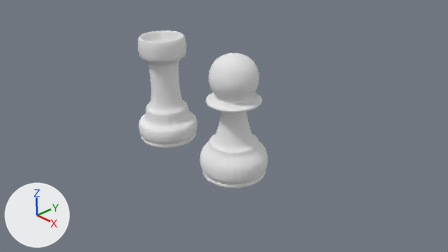
An edit to the Blender file Chess.blend, drawn before and after from the same camera.
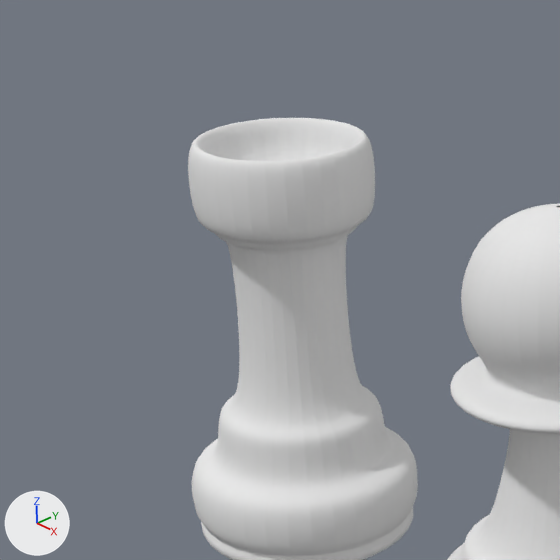
Each version appears first from the file's camera 'Camera', and next in a close-up on the part from 20% to 52% of the width and 0% to 58% of the height. The lights are fixed; the arrows at lower left show +X, +Y and +Z.

Objects in the first close-up: 'Pawn', 'Rook'.
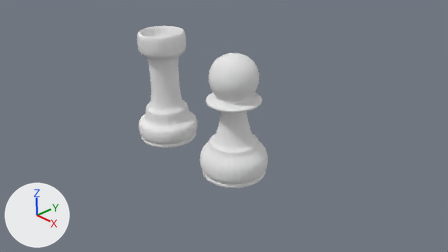
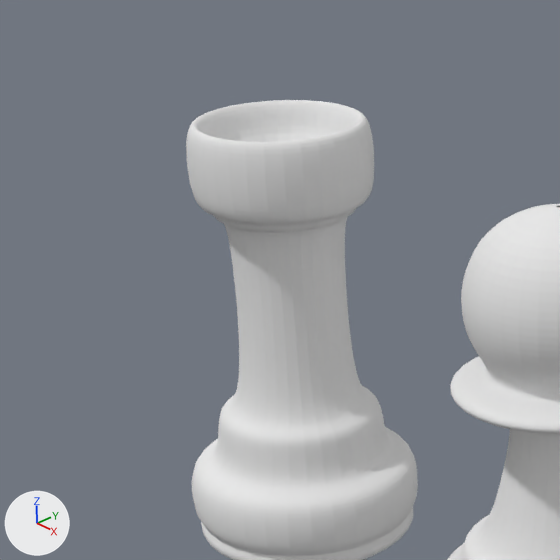
Edits to the bpy script that builds the scene:
```text
Change cu_rookcurve:
    where _sp = cu_rookcurve.splines.new('NURBS'); _sp.points.add(17)
    remove _sp.points.foreach_set('co', [-0.0137, 1.935, 0.0, 1.0, -0.35, 1.928, 0.0, 1.0, -0.363, 2.237, 0.0, 1.0, -0.473, 2.243, 0.0, 1.0, -0.473, 1.818, 0.0, 1.0, -0.381, 1.812, 0.0, 1.0, -0.369, 1.744, 0.0, 1.0, -0.283, 1.763, 0.0, 1.0, -0.286, 0.971, 0.0, 1.0, -0.361, 0.768, 0.0, 1.0, -0.451, 0.768, 0.0, 1.0, -0.444, 0.468, 0.0, 1.0, -0.624, 0.481, 0.0, 1.0, -0.625, 0.172, 0.0, 1.0, -0.557, 0.15, 0.0, 1.0, -0.617, 0.0827, 0.0, 1.0, -0.534, 0.00752, 0.0, 1.0, -0.015, 0.0, 0.0, 1.0])
    add _sp.points.foreach_set('co', [-0.0137, 2.028, 0.0, 1.0, -0.35, 2.021, 0.0, 1.0, -0.363, 2.33, 0.0, 1.0, -0.473, 2.336, 0.0, 1.0, -0.473, 1.911, 0.0, 1.0, -0.381, 1.905, 0.0, 1.0, -0.369, 1.837, 0.0, 1.0, -0.283, 1.856, 0.0, 1.0, -0.286, 0.971, 0.0, 1.0, -0.361, 0.768, 0.0, 1.0, -0.451, 0.768, 0.0, 1.0, -0.444, 0.468, 0.0, 1.0, -0.624, 0.481, 0.0, 1.0, -0.625, 0.172, 0.0, 1.0, -0.557, 0.15, 0.0, 1.0, -0.617, 0.0827, 0.0, 1.0, -0.534, 0.00752, 0.0, 1.0, -0.015, 0.0, 0.0, 1.0])
    where _sp = cu_rookcurve.splines.new('NURBS'); _sp.points.add(17)
    add _sp.resolution_u = 8
    add cu_rookcurve.resolution_u = 8
```

Pixel boxes (x1, y1, x2, y2) of what changed, in the close-ups (560 x 560 px):
'Rook', reshaped: before (188, 118, 418, 560); after (186, 100, 418, 560)
